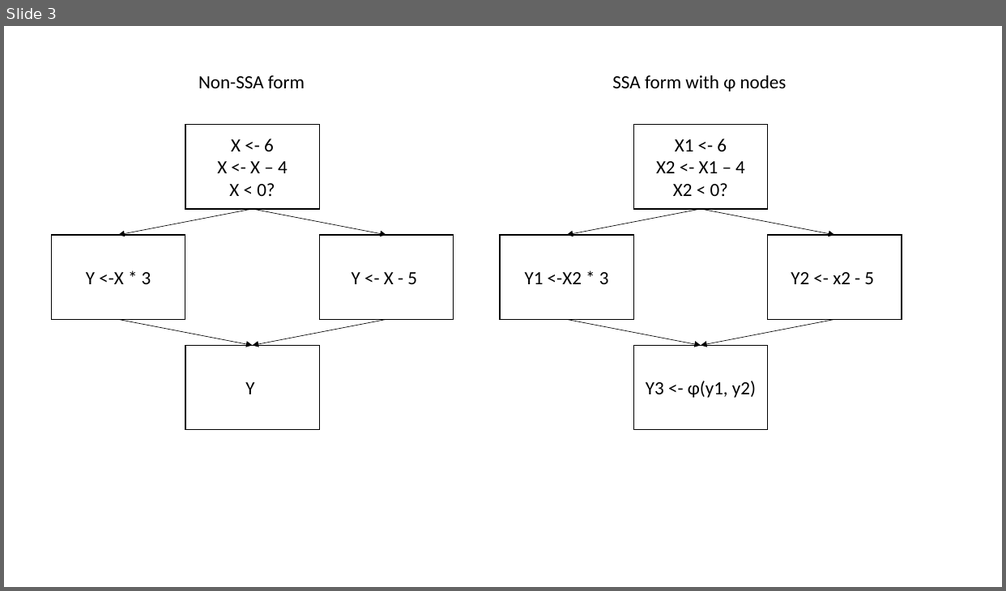
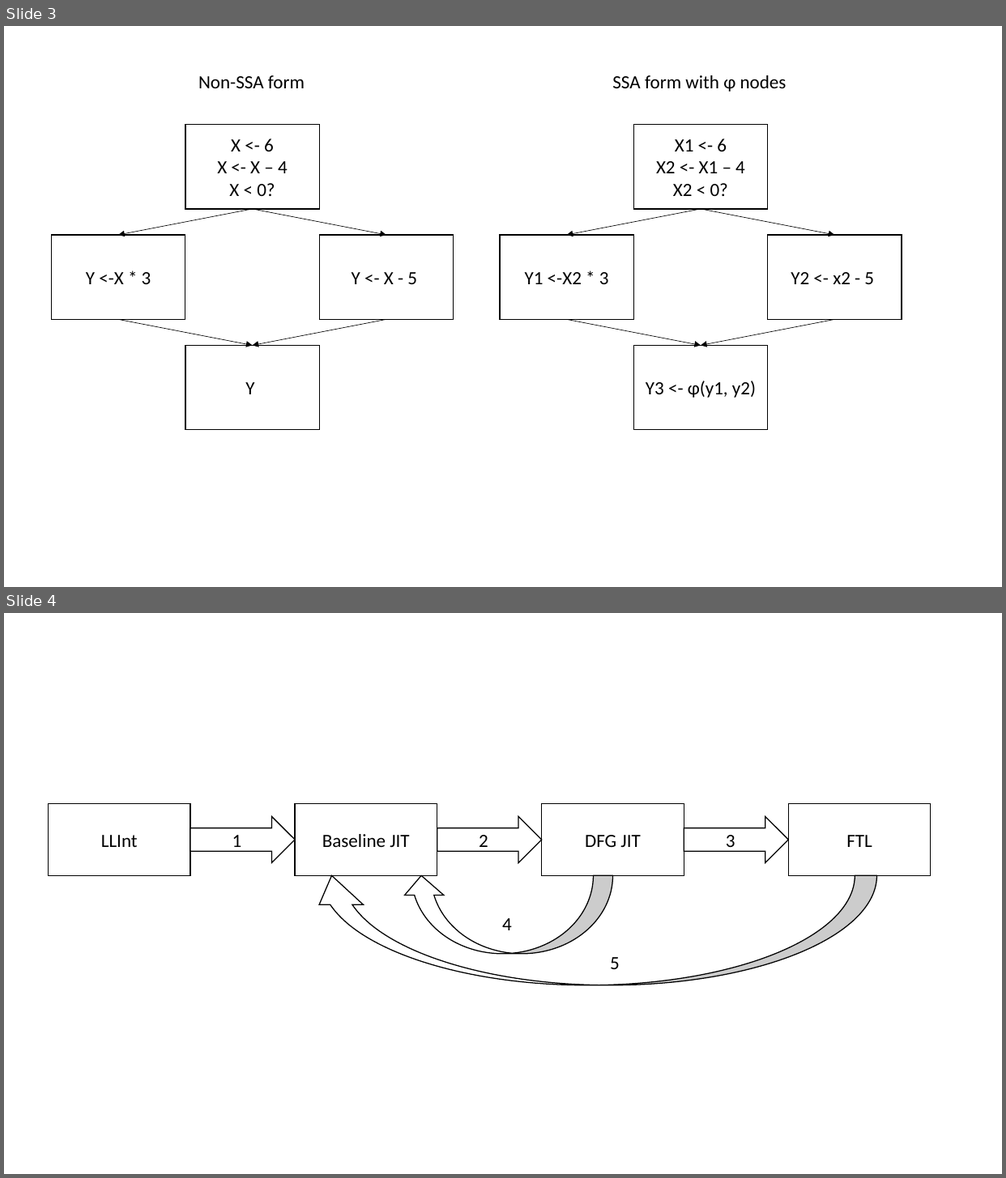
Before and after one commit to aghosn/master-thesis, a slide deck: MasterThesis/Figures/holzle.pptx. Shown one above the other, each under a label of ours: slide 3 before the commit, slides 3 and 4 after it. The pictures are 1006x591 and 1006x1178 pixels, drawn with LibreOffice and Linux fonts; fonts in the diff are those of the drawing. Boxes give left, top, right and bottom in pixels: in the first picture for what was removed or moved away, otherwise in the second. Text is boxed around its words. In the diff, an @@ line names an element or a change of style, - is before the commit and + after.

```diff
--- a/MasterThesis/Figures/holzle.pptx
+++ b/MasterThesis/Figures/holzle.pptx
@@ slide 4 added at (x1=4, y1=613, x2=1002, y2=1174), background #FFFFFF @@
@@ rectangle added at (x1=49, y1=804, x2=190, y2=875), fill #FFFFFF, outline #000000 1 pt, 18 pt, text #000000 @@
+LLInt
@@ rectangle added at (x1=296, y1=804, x2=437, y2=875), fill #FFFFFF, outline #000000 1 pt, 18 pt, text #000000 @@
+Baseline JIT
@@ rectangle added at (x1=542, y1=804, x2=684, y2=875), fill #FFFFFF, outline #000000 1 pt, 18 pt, text #000000 @@
+DFG JIT
@@ rectangle added at (x1=789, y1=804, x2=931, y2=875), fill #FFFFFF, outline #000000 1 pt, 18 pt, text #000000 @@
+FTL
@@ right arrow added at (x1=190, y1=816, x2=296, y2=863), fill #FFFFFF, outline #000000 1 pt, 18 pt, text #000000 @@
+1
@@ right arrow added at (x1=437, y1=816, x2=543, y2=863), fill #FFFFFF, outline #000000 1 pt, 18 pt, text #000000 @@
+2
@@ right arrow added at (x1=684, y1=816, x2=789, y2=863), fill #FFFFFF, outline #000000 1 pt, 18 pt, text #000000 @@
+3
@@ curved down arrow added at (x1=309, y1=875, x2=877, y2=986), fill #FFFFFF, outline #000000 1 pt @@
@@ curved down arrow added at (x1=402, y1=875, x2=612, y2=954), fill #FFFFFF, outline #000000 1 pt @@
@@ text added at (x1=502, y1=918, x2=512, y2=931), 18 pt, text #000000 @@
+4
@@ text added at (x1=610, y1=957, x2=620, y2=969), 18 pt, text #000000 @@
+5
```
Also in this commit, not shown: 9 other files.
